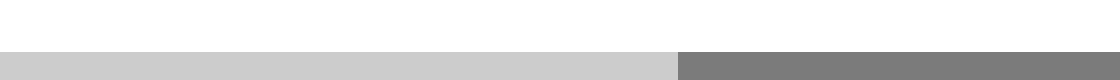
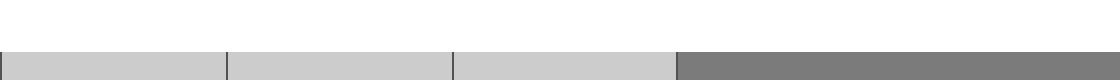
Layered file, before and after one edit (1120 x 80). Changes by layer:
added layer "Lines" (80%) above "Playingtime" over box(0, 52, 678, 80)
